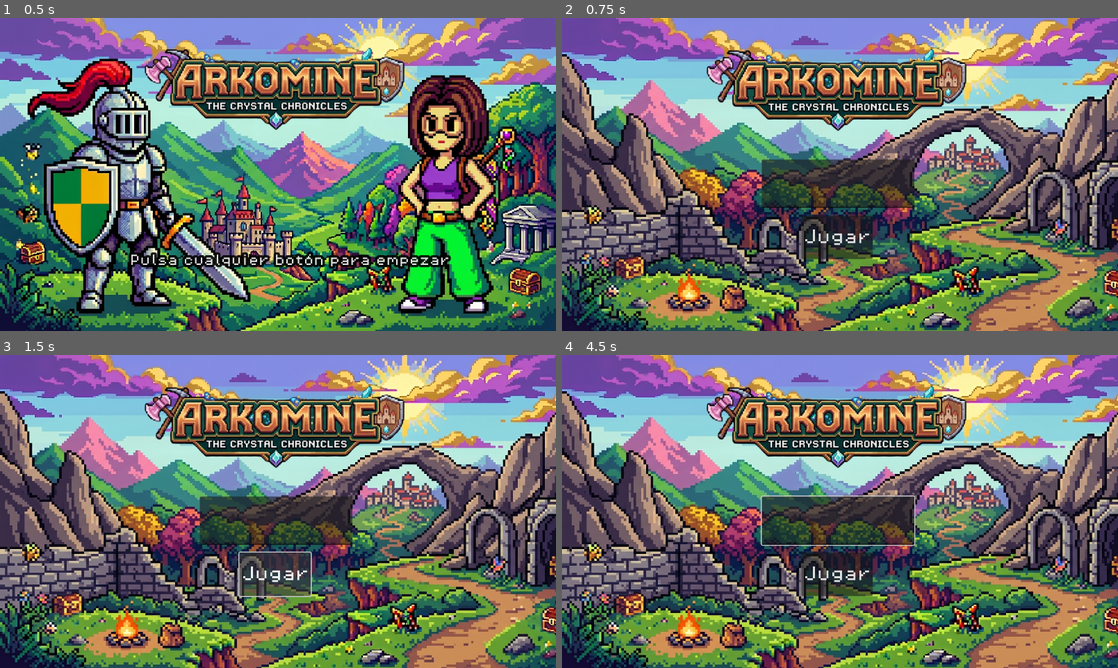
Above: before the commit, frames 1-4 (two rows, left to right).
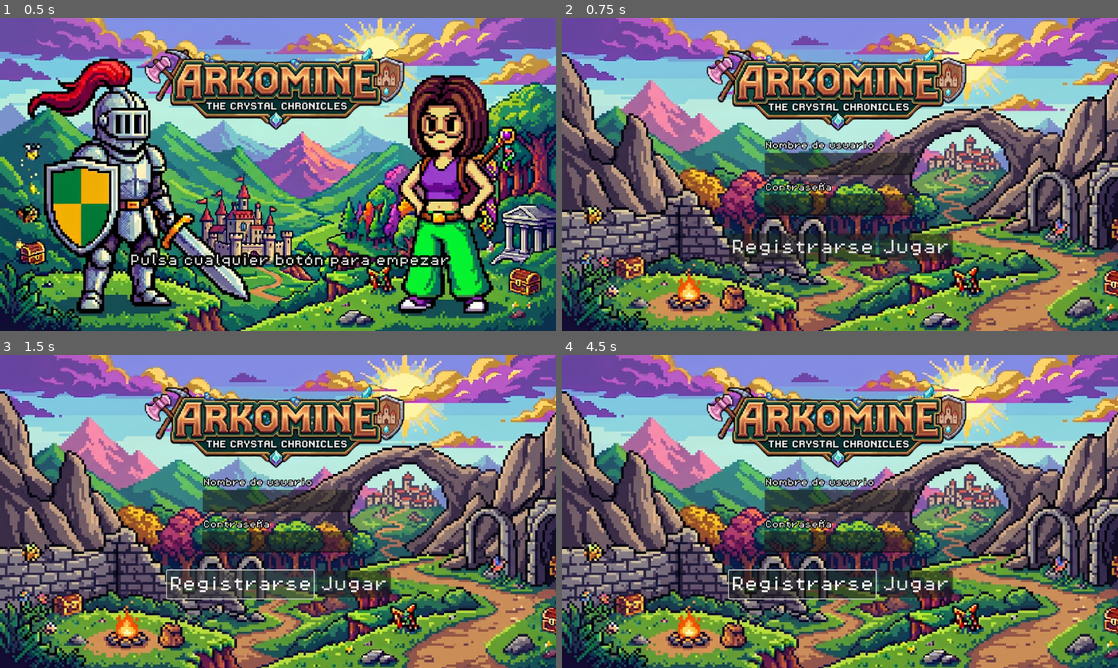
Above: after the commit, the same moments.

Repository: ErikDoldan/proyecto-fin-dam
Game: Godot game, scene res://Scenes/pantalla_titulo.tscn
The game is run twice, just before and just after one commit, with the same random seed, the same clock (stepped at 60 frames per second) and the same inputs.
Inputs (mouse positions are in pixels of both pictures, inside the frame that each line leads up to):
- Up to frame 1 (0.5 s): no input
- Up to frame 2 (0.75 s): tap Enter (ui_accept) at 0.5 s; move the mouse to (962, 158) at 0.52 s; hold Right (ui_right) from 0.53 s (still down); click (962, 158) at 0.67 s
- Up to frame 3 (1.5 s): tap Enter (ui_accept) at 0.77 s; release Right (ui_right) at 1.25 s; click (239, 583) at 1.25 s, where only the run after the commit has a clickable "Registrarse"
- Up to frame 4 (4.5 s): click "Jugar" at 2 s; click "Jugar" at 2.75 s; tap Enter (ui_accept) at 3.5, 3.77, 4.25 s; move the mouse to (728, 527) at 3.52 s; hold Right (ui_right) 3.53-4.28 s; move the mouse to (895, 442) at 4.27 s; hold Left (ui_left) from 4.28 s (still down)

Frame 1 is identical in both runs. In frame 2, 5.8% of the frame differs, in the area x 30-71%, y 39-78%; in frame 3, 6.0%; in frame 4, 6.2%, in the area x 29-71%, y 39-79%.

Commit message:
Implementando delete de cuenta en selector niveles, y registro/login

Diff:
--- a/cliente_godot/juego-tfg/Scenes/menu_principal.tscn
+++ b/cliente_godot/juego-tfg/Scenes/menu_principal.tscn
@@ -28,20 +28,29 @@
 [node name="InputNombre" type="LineEdit" parent="."]
 texture_filter = 1
 layout_mode = 0
-offset_left = 414.0
-offset_top = 293.0
+offset_left = 420.0
+offset_top = 279.0
 offset_right = 730.0
-offset_bottom = 393.0
+offset_bottom = 325.0
 theme_override_fonts/font = ExtResource("2_crked")
 theme_override_font_sizes/font_size = 32
+
+[node name="InputPassword" type="LineEdit" parent="."]
+texture_filter = 1
+layout_mode = 0
+offset_left = 419.0
+offset_top = 365.0
+offset_right = 732.0
+offset_bottom = 409.0
+secret = true
 
 [node name="BotonJugar" type="Button" parent="."]
 texture_filter = 1
 layout_mode = 0
-offset_left = 496.0
-offset_top = 409.0
-offset_right = 644.0
-offset_bottom = 499.0
+offset_left = 657.0
+offset_top = 447.0
+offset_right = 810.0
+offset_bottom = 503.0
 theme_override_fonts/font = ExtResource("2_crked")
 theme_override_font_sizes/font_size = 32
 text = "Jugar"
@@ -61,5 +70,43 @@
 grow_horizontal = 2
 texture = ExtResource("4_cabj8")
 
+[node name="Label" type="Label" parent="."]
+texture_filter = 1
+layout_mode = 0
+offset_left = 421.0
+offset_top = 256.0
+offset_right = 647.0
+offset_bottom = 279.0
+theme_override_colors/font_color = Color(1, 1, 1, 1)
+theme_override_colors/font_outline_color = Color(0, 0, 0, 1)
+theme_override_constants/outline_size = 7
+theme_override_fonts/font = ExtResource("2_crked")
+text = "Nombre de usuario"
+
+[node name="Label2" type="Label" parent="."]
+texture_filter = 1
+layout_mode = 0
+offset_left = 421.0
+offset_top = 343.0
+offset_right = 647.0
+offset_bottom = 366.0
+theme_override_colors/font_color = Color(1, 1, 1, 1)
+theme_override_colors/font_outline_color = Color(0, 0, 0, 1)
+theme_override_constants/outline_size = 7
+theme_override_fonts/font = ExtResource("2_crked")
+text = "Contraseña"
+
+[node name="BotonRegistro" type="Button" parent="."]
+texture_filter = 1
+layout_mode = 0
+offset_left = 346.0
+offset_top = 446.0
+offset_right = 650.0
+offset_bottom = 504.0
+theme_override_fonts/font = ExtResource("2_crked")
+theme_override_font_sizes/font_size = 32
+text = "Registrarse"
+
 [connection signal="pressed" from="BotonJugar" to="." method="_on_boton_jugar_pressed"]
 [connection signal="request_completed" from="PeticionLogin" to="." method="_on_peticion_login_request_completed"]
+[connection signal="pressed" from="BotonRegistro" to="." method="_on_boton_registro_pressed"]
--- a/cliente_godot/juego-tfg/Scenes/npc.tscn
+++ b/cliente_godot/juego-tfg/Scenes/npc.tscn
@@ -57,7 +57,7 @@
 sprite_frames = SubResource("SpriteFrames_8gudg")
 animation = &"Idle"
 autoplay = "Idle"
-frame_progress = 0.43851936
+frame_progress = 0.13355222
 
 [node name="CollisionShape2D" type="CollisionShape2D" parent="."]
 position = Vector2(0, 5)
--- a/cliente_godot/juego-tfg/Scenes/selector_niveles.tscn
+++ b/cliente_godot/juego-tfg/Scenes/selector_niveles.tscn
@@ -37,6 +37,9 @@
 "speed": 1.0
 }]
 
+[sub_resource type="Theme" id="Theme_fgk5q"]
+default_font = ExtResource("2_d6cao")
+
 [node name="SelectorNiveles" type="Control"]
 layout_mode = 3
 anchors_preset = 15
@@ -53,7 +56,6 @@
 anchor_right = 1.0
 anchor_bottom = 1.0
 offset_left = -2.0
-offset_right = -2.0
 grow_horizontal = 2
 grow_vertical = 2
 texture = ExtResource("7_fgk5q")
@@ -268,6 +270,31 @@
 theme_override_fonts/font = ExtResource("2_d6cao")
 horizontal_alignment = 1
 
+[node name="DialogoBorrar" type="ConfirmationDialog" parent="."]
+oversampling_override = 1.0
+title = "¡Peligro!"
+position = Vector2i(0, 36)
+size = Vector2i(1456, 100)
+theme = SubResource("Theme_fgk5q")
+ok_button_text = "Borrar"
+dialog_text = "¿Estás seguro de que quieres borrar tu cuenta? Todo tu progreso se perderá para siempre y no podrás recuperarlo."
+dialog_autowrap = true
+cancel_button_text = "Cancelar"
+
+[node name="BorrarCuenta" type="Button" parent="."]
+texture_filter = 1
+layout_mode = 0
+offset_left = 968.0
+offset_top = 624.0
+offset_right = 1150.0
+offset_bottom = 648.0
+theme_override_fonts/font = ExtResource("2_d6cao")
+text = "Borrar Cuenta"
+
+[node name="HTTPBorrar" type="HTTPRequest" parent="."]
+
 [connection signal="pressed" from="ContenedorNiveles/TarjetaNivel1/BotonEntrar" to="." method="_on_boton_nivel_1_pressed"]
 [connection signal="pressed" from="ContenedorNiveles/TarjetaNivel2/BotonEntrar" to="." method="_on_boton_nivel_2_pressed"]
 [connection signal="request_completed" from="HTTPRequest" to="." method="_on_http_request_request_completed"]
+[connection signal="confirmed" from="DialogoBorrar" to="." method="_on_dialogo_borrar_confirmed"]
+[connection signal="pressed" from="BorrarCuenta" to="." method="_on_boton_borrar_pressed"]
--- a/cliente_godot/juego-tfg/Scripts/menu_principal.gd
+++ b/cliente_godot/juego-tfg/Scripts/menu_principal.gd
@@ -1,20 +1,32 @@
 extends Control
 
-# Referencias a nuestros nodos
+# Referencias a nuestros nodos exactos de la imagen
 @onready var input_nombre = $InputNombre
+@onready var input_password = $InputPassword
 @onready var http_request = $PeticionLogin
 
-# Esta función se ejecuta al pulsar el botón "Jugar"
+# Esta función se ejecuta al pulsar el botón "Jugar" (Login)
 func _on_boton_jugar_pressed():
-	var nombre_jugador = input_nombre.text
+	enviar_peticion("login")
 
-	if nombre_jugador.strip_edges() == "":
-		print("El nombre no puede estar vacío")
+# Esta función se ejecuta al pulsar el botón "Registro"
+func _on_boton_registro_pressed():
+	enviar_peticion("registro")
+
+# Centralizamos la lógica de enviar datos
+func enviar_peticion(tipo_accion: String):
+	var nombre_jugador = input_nombre.text.strip_edges()
+	var password_jugador = input_password.text.strip_edges()
+
+	if nombre_jugador == "" or password_jugador == "":
+		print("El nombre y la contraseña no pueden estar vacíos")
 		return
 
-	# 1. Preparamos los datos
+	# 1. Preparamos los datos incluyendo la contraseña y la acción
 	var datos = {
-		"nombre": nombre_jugador
+		"nombre": nombre_jugador,
+		"contrasena": password_jugador,
+		"accion": tipo_accion
 	}
 
 	var json_datos = JSON.stringify(datos)
@@ -23,10 +35,11 @@
 	var url = "http://127.0.0.1:8000/api/jugadores"
 	http_request.request(url, cabeceras, HTTPClient.METHOD_POST, json_datos)
 
-	print("Enviando petición a Django...")
+	print("Enviando petición a Django... Acción: ", tipo_accion)
 
 # Esta función se ejecuta cuando Django responde
 func _on_peticion_login_request_completed(_result, response_code, _headers, body):
+	# Si todo va bien (200 OK para Login, 201 Created para Registro)
 	if response_code == 201 or response_code == 200:
 		var respuesta = JSON.parse_string(body.get_string_from_utf8())
 		var equipadas_desde_db = respuesta.get("habilidades_equipadas", "")
@@ -48,9 +61,20 @@
 		if poder_obtenido and not "doble_salto" in Global.habilidades_equipadas:
 			Global.habilidades_equipadas.append("doble_salto")
 
-		print("¡Login con éxito! Puntos: ", Global.puntuacion_actual, " | Doble Salto: ", Global.habilidades["doble_salto"])
+		print("¡Acceso concedido! Puntos: ", Global.puntuacion_actual, " | Doble Salto: ", Global.habilidades["doble_salto"])
 
+		# Vamos al selector de niveles
 		get_tree().change_scene_to_file("res://Scenes/selector_niveles.tscn")
+
+	# Si hay un error (Contraseña incorrecta, nombre ya usado, etc.)
 	else:
 		var error_mensaje = body.get_string_from_utf8()
-		print("Error en el servidor. Código: ", response_code, " Detalles: ", error_mensaje)
+
+		# Intentamos leer el JSON para mostrar un mensaje limpio
+		var error_json = JSON.parse_string(error_mensaje)
+		if error_json and error_json.has("error"):
+			print("Error: ", error_json["error"])
+			# Aquí podrías usar uno de tus nodos Label para mostrar el error en pantalla:
+			# $Label2.text = error_json["error"]
+		else:
+			print("Error en el servidor. Código: ", response_code, " Detalles: ", error_mensaje)
--- a/cliente_godot/juego-tfg/Scripts/selector_niveles.gd
+++ b/cliente_godot/juego-tfg/Scripts/selector_niveles.gd
@@ -6,12 +6,16 @@
 @onready var tarjeta_2 = $ContenedorNiveles/TarjetaNivel2
 @onready var tarjeta_3 = $ContenedorNiveles/TarjetaNivel3
 @onready var tarjeta_4 = $ContenedorNiveles/TarjetaNivel4
+@onready var http_borrar = $HTTPBorrar
+@onready var dialogo_borrar = $DialogoBorrar
 
 func _ready():
 	pedir_datos_jugador()
 	if not http_request.request_completed.is_connected(_on_http_request_request_completed):
 		http_request.request_completed.connect(_on_http_request_request_completed)
 
+	if not http_borrar.request_completed.is_connected(_on_borrar_completado):
+		http_borrar.request_completed.connect(_on_borrar_completado)
 
 
 func pedir_datos_jugador():
@@ -61,3 +65,30 @@
 		boton.disabled = true
 		capa_oscura.visible = true
 		candado.visible = true
+
+
+func _on_boton_borrar_pressed():
+	# 1. Le decimos el tamaño exacto en píxeles (OJO: en Godot 4 se usa Vector2i con la 'i' de Integer)
+	dialogo_borrar.size = Vector2i(500, 250)
+
+	# 2. La centramos en la pantalla y la abrimos
+	dialogo_borrar.popup_centered()
+
+
+func _on_dialogo_borrar_confirmed():
+	print("Confirmado. Solicitando borrado de la cuenta a Django...")
+
+	var url = "http://127.0.0.1:8000/api/jugadores/" + str(Global.jugador_id)
+	http_borrar.request(url, [], HTTPClient.METHOD_DELETE)
+
+func _on_borrar_completado(_result, response_code, _headers, _body):
+	if response_code == 200:
+		print("¡Cuenta aniquilada! Volviendo al inicio...")
+
+		Global.jugador_id = -1
+		Global.nivel_desbloqueado = 1
+		Global.habilidades_equipadas = []
+
+		get_tree().change_scene_to_file("res://Scenes/pantalla_titulo.tscn")
+	else:
+		print("Error al borrar cuenta. Código: ", response_code)
Not shown: 1 places in cliente_godot/juego-tfg/Scenes/selector_niveles.tscn that only renumber resources
